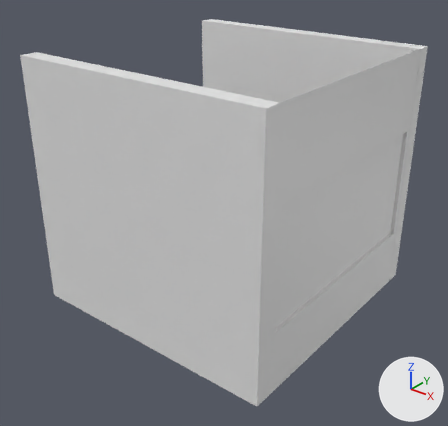
What one commit did to the Blender file Assets/BlenderStuff/theatre1.blend.
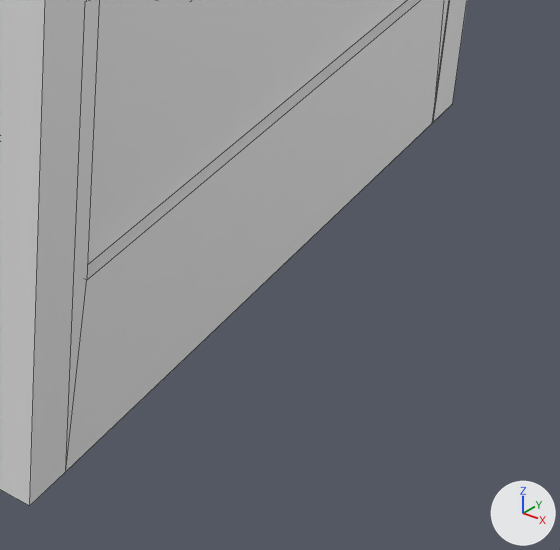
Old and new are each drawn whole from a camera (50 mm lens) standing at (38.2, -53.6, 40.5) and looking at (-3.2, -1.8, 8.4) and again close up on the part from 55% to 96% of the width and 56% to 99% of the height. Arrows for +X, +Y and +Z are at lower right; the lights stay in place. The close-ups show mesh edges as thin lines.
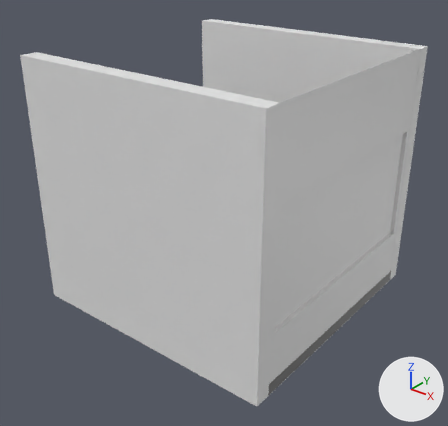
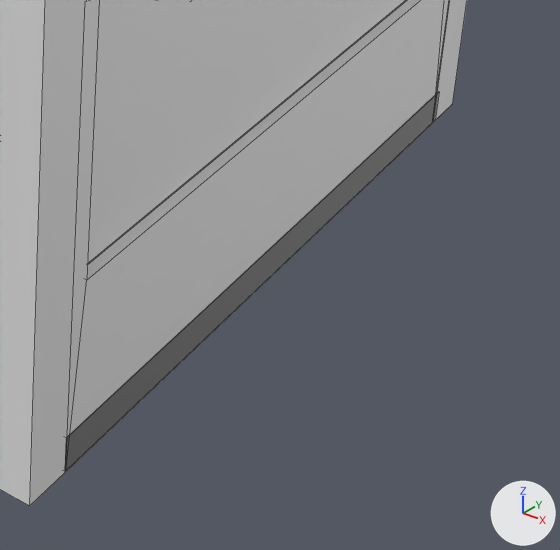
The change, as a list of edits to the scene's bpy script:
```text
Change me_cube_021:
    where me_cube_021.from_pydata(...)  # 10 vertices, 7 faces; spans x -1.0..1.0, y -15.3..15.3, z -1.0..1.4
    used by ob_cube_001; location = (0.71, 0.12, -1.99); scale = (1.0, 0.9, 0.7)
    verts and faces of me_cube_021; kept vertices keep their numbers, new ones are numbered from 10
    before: 4 (1.0, -15.3, -1.0), 5 (1.0, -15.3, 1.0), 6 (1.0, 15.3, -1.0), 7 (1.0, 15.3, 1.0)
    me_cube_021 part 1
    add delete_faces([(4, 6, 7, 5)])
    add for new, old in zip([*range(10, 14)], [*range(4, 8)]): verts[new] = verts[old] + (10.2, 0.0, 0.0)
    add faces += [(4, 10, 11, 5), (10, 12, 13, 11), (4, 6, 12, 10), (5, 11, 13, 7), (6, 7, 13, 12)]
Change me_cube_024:
    where me_cube_024.from_pydata(...)  # 18 vertices, 15 faces; spans x -1.0..1.0, y -1.0..28.4, z -1.0..1.0
    used by ob_cube_004; location = (-3.81, -14.58, 12.11); scale = (15.7, 1.0, 14.9)
    verts and faces of me_cube_024; kept vertices keep their numbers, new ones are numbered from 18
    before: 14 (1.0, 27.6, 0.4), 15 (1.0, 27.6, -0.5), 16 (1.0, 1.7, 0.4), 17 (1.0, 1.7, -0.5)
    me_cube_024 part 2
    add delete_faces([(14, 16, 17, 15)])
    add for new, old in zip([*range(18, 22)], [*range(14, 18)]): verts[new] = verts[old] + (0.0, 0.0, 0.0)
    add faces += [(14, 16, 20, 18), (18, 20, 21, 19), (15, 19, 21, 17), (14, 18, 19, 15), (16, 17, 21, 20)]
```

Where the change shows, as pixel boxes (x1, y1, x2, y2) in the close-ups (560 x 550 px):
'Cube.001', reshaped (not visible before)
    after: (65, 91, 439, 471)
part 2 of me_cube_024, built on
    both: (87, 0, 406, 265)
